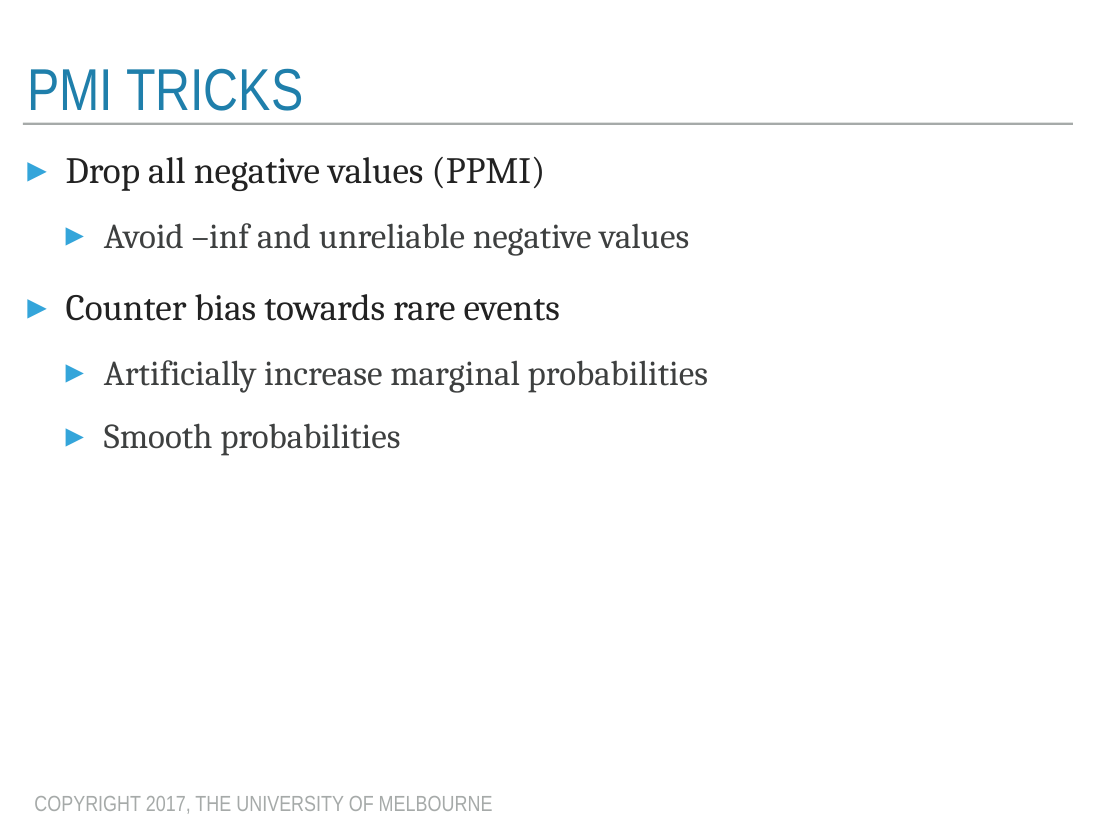
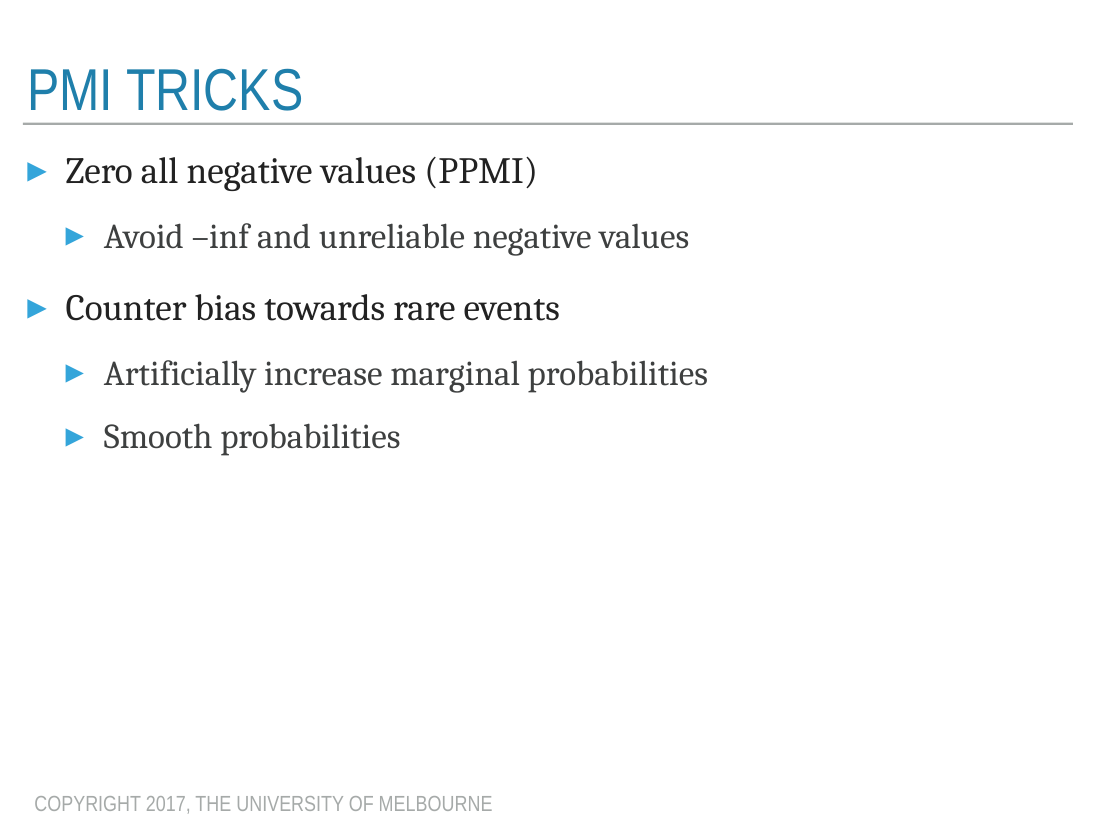
Before and after one commit to trevorcohn/comp90042, a slide deck: slide 8 of slides/WSTA_L9_distributional_semantics.pptx. Drawn at 1120x840 pixels with LibreOffice and Linux fonts; fonts in the diff are those of the drawing. Boxes give left, top, right and bottom in pixels: in the first picture for what was removed or moved away, otherwise in the second. Text is boxed around its words. In the diff, an @@ line names an element or a change of style, - is before the commit and + after.

```diff
--- a/slides/WSTA_L9_distributional_semantics.pptx
+++ b/slides/WSTA_L9_distributional_semantics.pptx
@@ text at bbox=[66, 157, 538, 191]: text changed @@
-▸ Drop all negative values (PPMI)
+▸ Zero all negative values (PPMI)
```
Also in this commit, not shown: 1 other slide changed, 1 other file.
